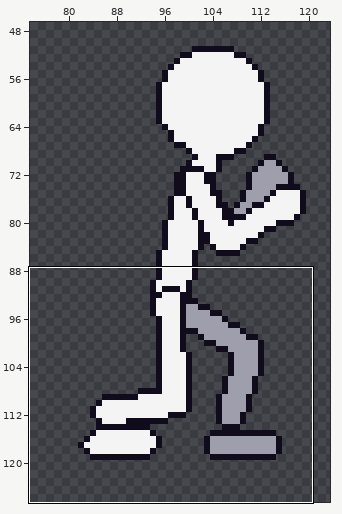
Pixel-art file: art/stickman/death_front.aseprite. The first picture is a wide view before the edit; the outline marks the close-up.
Close-up. The starting point:
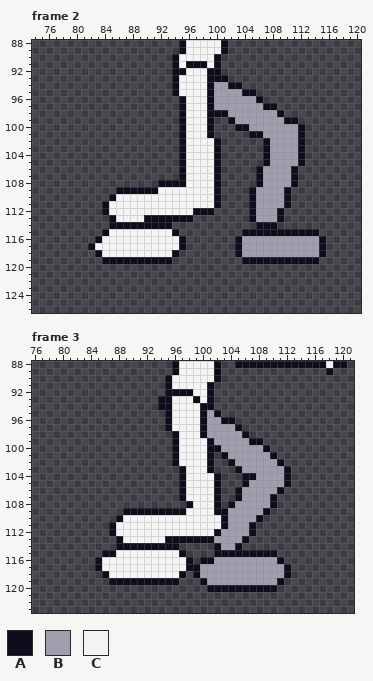
192x128 pixels, 13 frames. Shown: frame 2: x 74..120, y 88..126; frame 3: x 76..121, y 88..123. The wide view leaves out empty margins. The commit also changed other frames or places, which this record leaves out.
Palette (. is transparent): A #110c1c  B #9e9ead  C #f4f4f4
Pixels before, frame 2, first column x 82:
 88 .............ACCCCCA..............
 89 .............ACCCCCA..............
 90 ............ACCCCCA...............
 91 ............ACAAACA...............
 92 ............AACCCAA...............
 93 ............ACCCCAAA..............
 94 ............ACCCCABBAA............
 95 ............ACCCCABBBBAA..........
 96 .............ACCCABBBBBBA.........
 97 .............ACCCABBBBBBBAA.......
 98 .............ACCCAAABBBBBBBA......
 99 .............ACCCA..ABBBBBBBAA....
100 .............ACCCA...AABBBBBBBA...
101 .............ACCCA.....AABBBBBA...
102 .............ACCCCA......ABBBBA...
103 .............ACCCCA......ABBBBA...
104 .............ACCCCA......ABBBBA...
105 .............ACCCCA......ABBBBA...
106 .............ACCCCA.....ABBBBA....
107 .............ACCCCA.....ABBBBA....
108 ..........AAAACCCCA.....ABBBBA....
109 ....AAAAAACCCCCCCCA....ABBBBA.....
110 ...ACCCCCCCCCCCCCCA....ABBBBA.....
111 ..ACCCCCCCCCCCCCCCA....ABBBBA.....
112 ..ACCCCCCCCCCCCAAA.....ABBBA......
113 ...ACCCCAAAAAAA........ABBBA......
114 ...AAAAAAAAA............AAA.......
115 ..ACCCCCCCCCA.........AAAAAAAAAAA.
116 .ACCCCCCCCCCCA.......ABBBBBBBBBBBA
117 ACCCCCCCCCCCCA.......ABBBBBBBBBBBA
118 .ACCCCCCCCCCA........ABBBBBBBBBBBA
119 ..AAAAAAAAAA..........AAAAAAAAAAA.
Pixels before, frame 3, first column x 85:
 88 ...........ACCCCCA..AAAAAAAAAAAAACAA
 89 ...........ACCCCCA...............A..
 90 ..........ACCCCCCA..................
 91 ..........ACCCCCA...................
 92 ..........AAAACCA...................
 93 .........AACCCACA...................
 94 .........AACCCCAA...................
 95 ..........ACCCCABA..................
 96 ..........ACCCCABBAA................
 97 ..........ACCCCABBBBA...............
 98 ...........ACCCABBBBBA..............
 99 ...........ACCCCABBBBBAA............
100 ...........ACCCCAABBBBBBA...........
101 ...........ACCCCA.ABBBBBBA..........
102 ...........ACCCCA..ABBBBBBA.........
103 ............ACCCA...ABBBBBBA........
104 ............ACCCCA...AABBBBA........
105 ............ACCCCA...ABBBBBA........
106 ............ACCCCA..ABBBBBA.........
107 ............ACCCCA..ABBBBA..........
108 .............ACCCA.ABBBBBA..........
109 ....AAAAAAAAACCCCAABBBBBA...........
110 ...ACCCCCCCCCCCCCCABBBBA............
111 ..ACCCCCCCCCCCCCCCABBBA.............
112 ..ACCCCCCCCCCCCCCABBBBA.............
113 ...ACCCCCCAAAAAAABBBBA..............
114 ...AAAAAAAAA.....ABBA...............
115 .AACCCCCCCCCA....AAAAAAAAA..........
116 ACCCCCCCCCCCCA.AABBBBBBBBBA.........
117 ACCCCCCCCCCCCAABBBBBBBBBBBBA........
118 .ACCCCCCCCCCA.ABBBBBBBBBBBBA........
119 ..AAAAAAAAAA...ABBBBBBBBBBA.........
120 ................AAAAAAAAAA..........
The same view after the edit:
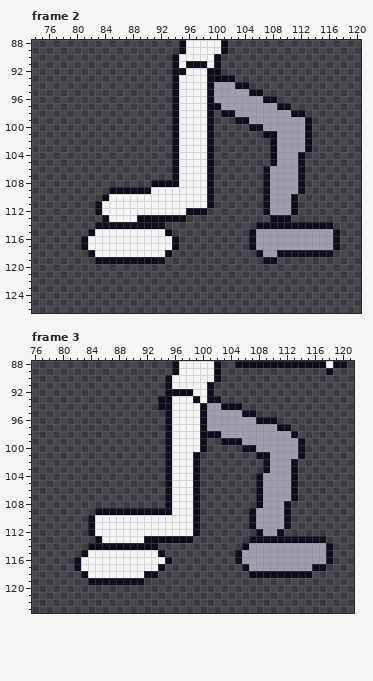
Diff:
Frame 2:
y 93: x 102 . -> A
y 94: x 102 A -> B; x 104 . -> A
y 95: x 104 A -> B; x 106 . -> A
y 96: x 94..95 .A -> AC; x 106..108 A.. -> BAA
y 97: x 94..95 .A -> AC; x 100 B -> A; x 107..110 AA.. -> BBAA
y 98: x 94..95 .A -> AC; x 100 A -> .; x 102 B -> A; x 109..112 A... -> BBAA
y 99: x 94..95 .A -> AC; x 102..104 ABB -> .AA; x 110..113 AA.. -> BBBA
y 100: x 94..95 .A -> AC; x 103..106 AABB -> ..AA; x 112..113 A. -> BA
y 101: x 94..95 .A -> AC; x 105..108 AABB -> ..AA; x 112..113 A. -> BA
y 102..103: x 94..95 .A -> AC; x 99..100 CA -> A.; x 107..108 AB -> .A; x 112..113 A. -> BA
y 104..105: x 94..95 .A -> AC; x 99..100 CA -> A.; x 107..108 AB -> .A
y 106..107: x 94..95 .A -> AC; x 99..100 CA -> A.; x 106..107 AB -> .A; x 111..112 A. -> BA
y 108: x 91 . -> A; x 95 A -> C; x 99..100 CA -> A.; x 106..107 AB -> .A; x 111..112 A. -> BA
y 109: x 85 . -> A; x 91 A -> C; x 99..100 CA -> A.; x 105..107 ABB -> ..A; x 110..112 A.. -> BBA
y 110: x 84..85 .A -> AC; x 99..100 CA -> A.; x 105..107 ABB -> ..A; x 110..111 A. -> BA
y 111: x 83..84 .A -> AC; x 99..100 CA -> A.; x 105..107 ABB -> ..A; x 110..111 A. -> BA
y 112: x 83..84 .A -> AC; x 96 C -> A; x 99 A -> .; x 105..107 ABB -> ..A; x 109..111 A.. -> BBA
y 113: x 84..85 .A -> AC; x 89 C -> A; x 96 A -> .; x 105..108 ABBB -> ...A; x 110 . -> A
y 114: x 83..84 .. -> AA; x 93 A -> .; x 109..116 ........ -> AAAAAAAA
y 115: x 82..84 ..A -> ACC; x 93..94 CA -> A.; x 104 A -> .; x 106..117 AAAAAAAAA... -> BBBBBBBBBBBA
y 116: x 81..83 ..A -> ACC; x 94..95 CA -> A.; x 103..105 ABB -> ..A; x 115..117 A.. -> BBA
y 117: x 81..82 .A -> AC; x 94..95 CA -> A.; x 103..105 ABB -> ..A; x 115..117 A.. -> BBA
y 118: x 82..83 .A -> AC; x 93..94 CA -> A.; x 103..106 ABBB -> ...A; x 109..114 BBBBBB -> AAAAAA; x 116 . -> A
y 119: x 83 . -> A; x 93 A -> .; x 104..106 AAA -> ...; x 109..114 AAAAAA -> ......
Frame 3:
y 93: x 102 . -> A
y 94: x 101..105 A.... -> BBAAA
y 95: x 102..107 A..... -> BBBBAA
y 96: x 103..110 AA...... -> BBBBBAAA
y 97: x 105..112 A....... -> BBBBBBAA
y 98: x 95..96 .A -> AC; x 101..102 BB -> AA; x 106..113 A....... -> BBBBBBBA
y 99: x 95..96 .A -> AC; x 100..105 CABBBB -> A..AAA; x 107..114 AA...... -> BBBBBBBA
y 100: x 95..96 .A -> AC; x 100..107 CAABBBBB -> A.....AA; x 109..114 A..... -> BBBBBA
y 101: x 95..96 .A -> AC; x 99..101 CCA -> A..; x 103..114 ABBBBBBA.... -> .....AABBBBA
y 102: x 95..96 .A -> AC; x 99..101 CCA -> A..; x 104..109 ABBBBB -> .....A; x 111..113 A.. -> BBA
y 103: x 95..97 ..A -> ACC; x 99..101 CCA -> A..; x 105..109 ABBBB -> ....A; x 112..113 A. -> BA
y 104: x 95..97 ..A -> ACC; x 99..102 CCCA -> A...; x 106..108 AAB -> ..A; x 112..113 A. -> BA
y 105: x 95..97 ..A -> ACC; x 99..102 CCCA -> A...; x 106..108 ABB -> ..A; x 112..113 A. -> BA
y 106: x 95..97 ..A -> ACC; x 99..102 CCCA -> A...; x 105..108 ABBB -> ...A; x 111..113 A.. -> BBA
y 107: x 95..97 ..A -> ACC; x 99..102 CCCA -> A...; x 105..108 ABBB -> ...A; x 110..113 A... -> BBBA
y 108: x 95..102 ...ACCCA -> ACCCA...; x 104..108 ABBBB -> ....A; x 110..112 A.. -> BBA
y 109: x 85..88 .... -> AAAA; x 96..97 AA -> CC; x 99..107 CCCAABBBB -> A.......A; x 109..112 A... -> BBBA
y 110: x 84..88 ....A -> ACCCC; x 99..112 CCCCABBBBA.... -> A.......ABBBBA
y 111: x 84..87 ...A -> ACCC; x 99..106 CCCCABBB -> A.......; x 108..112 ..... -> BBBBA
y 112: x 84..87 ...A -> ACCC; x 99..111 CCCABBBBA.... -> A........ABBA
y 113: x 85..88 ...A -> ACCC; x 92..94 CCC -> AAA; x 99..117 AAABBBBA........... -> ........AAAAAAAAAAA
y 114: x 84..87 .... -> AAAA; x 94..96 AAA -> ...; x 102..118 ABBA............. -> ....ABBBBBBBBBBBA
y 115: x 83..87 ...AA -> ACCCC; x 94..97 CCCA -> A...; x 102..104 AAA -> ...; x 106..118 AAAAA........ -> BBBBBBBBBBBBA
y 116: x 82..85 ...A -> ACCC; x 95..98 CCCA -> A...; x 100..105 AABBBB -> .....A; x 111..118 A....... -> BBBBBBBA
y 117: x 82..85 ...A -> ACCC; x 94..106 CCCCAABBBBBBB -> A...........A; x 112..117 A..... -> BBBBAA
y 118: x 83..86 ...A -> ACCC; x 92..97 CCCCCA -> AA....; x 99..111 ABBBBBBBBBBBB -> ........AAAAA; x 113..115 ... -> AAA
y 119: x 84..86 ... -> AAA; x 92..96 AAAAA -> .....; x 100..111 ABBBBBBBBBBA -> ............
y 120: x 101..110 AAAAAAAAAA -> ..........
